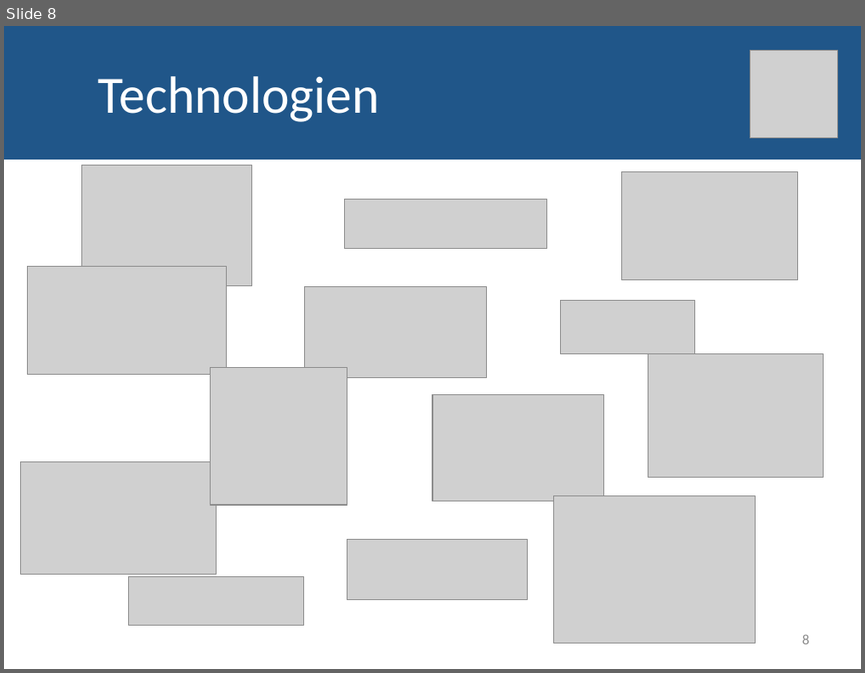
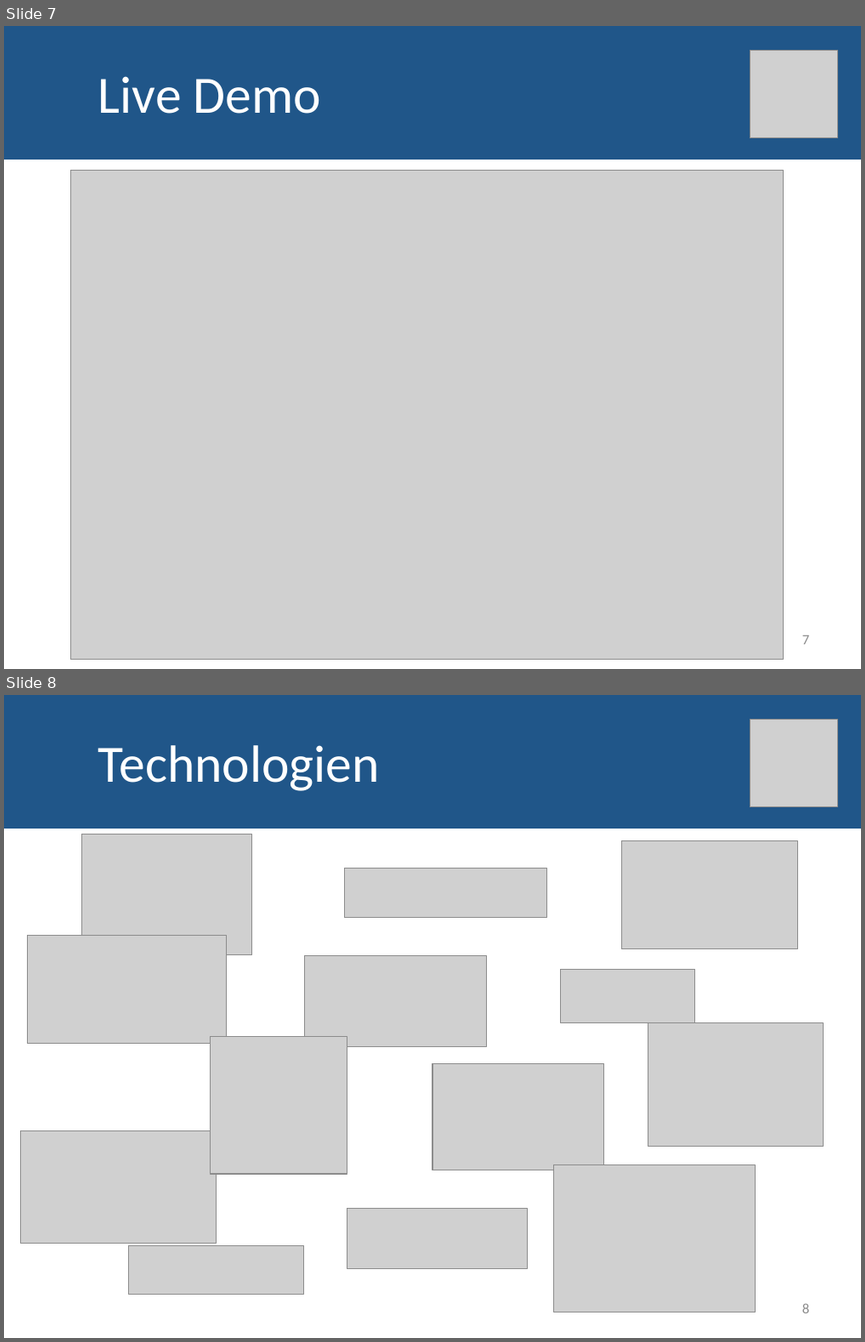
Before and after one commit to JoHae/htwg.seapal.akjjjh, a slide deck: docs/Seapal_Praesi.pptx. Shown one above the other, each under a label of ours: slide 8 before the commit, slides 7 and 8 after it. The pictures are 865x673 and 865x1342 pixels, drawn with LibreOffice and Linux fonts; fonts in the diff are those of the drawing; grey boxes stand for pictures. Boxes give left, top, right and bottom in pixels: in the first picture for what was removed or moved away, otherwise in the second. Text is boxed around its words. In the diff, an @@ line names an element or a change of style, - is before the commit and + after.

```diff
--- a/docs/Seapal_Praesi.pptx
+++ b/docs/Seapal_Praesi.pptx
@@ slide 7 added at (4, 26, 861, 669), background #FFFFFF @@
@@ title added at (4, 26, 861, 159), fill #205689, outline #205689 0.75 pt, 44 pt, text #FFFFFF @@
+Live Demo
@@ picture added at (749, 51, 837, 138) @@
@@ picture added at (71, 170, 783, 658) @@
@@ page number added at (802, 635, 809, 644), 12 pt, text #8C8C8C @@
+7
```
Also in this commit, not shown: 3 slides changed, 3 other slides added, 2 slides removed, 46 other files.
